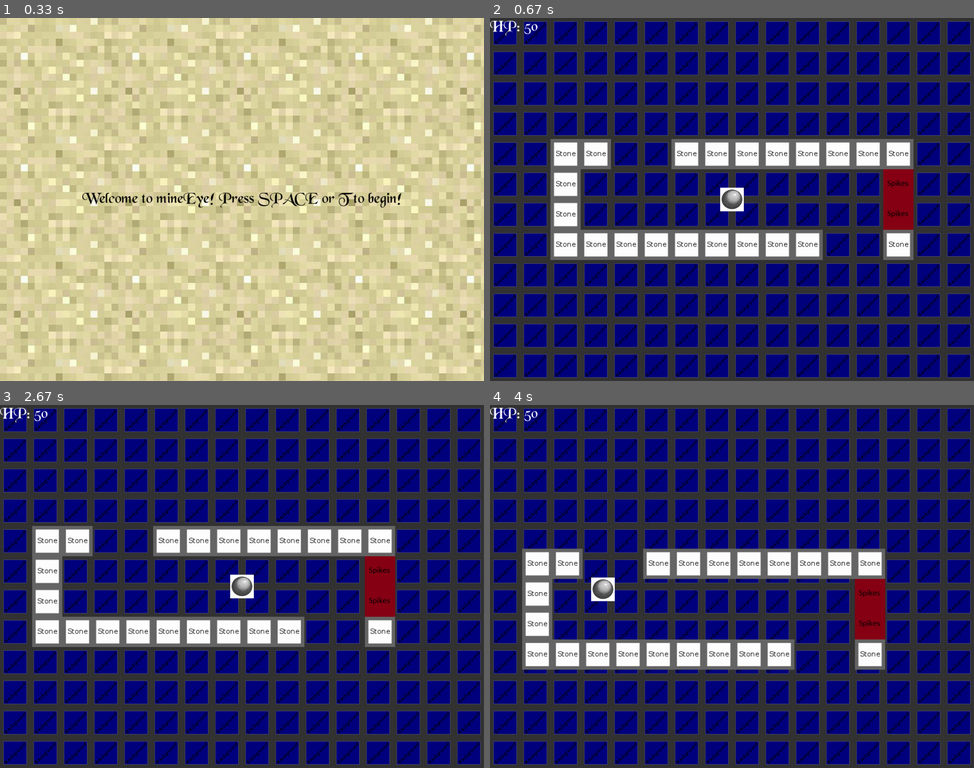
Above: before the commit, frames 1-4 (two rows, left to right).
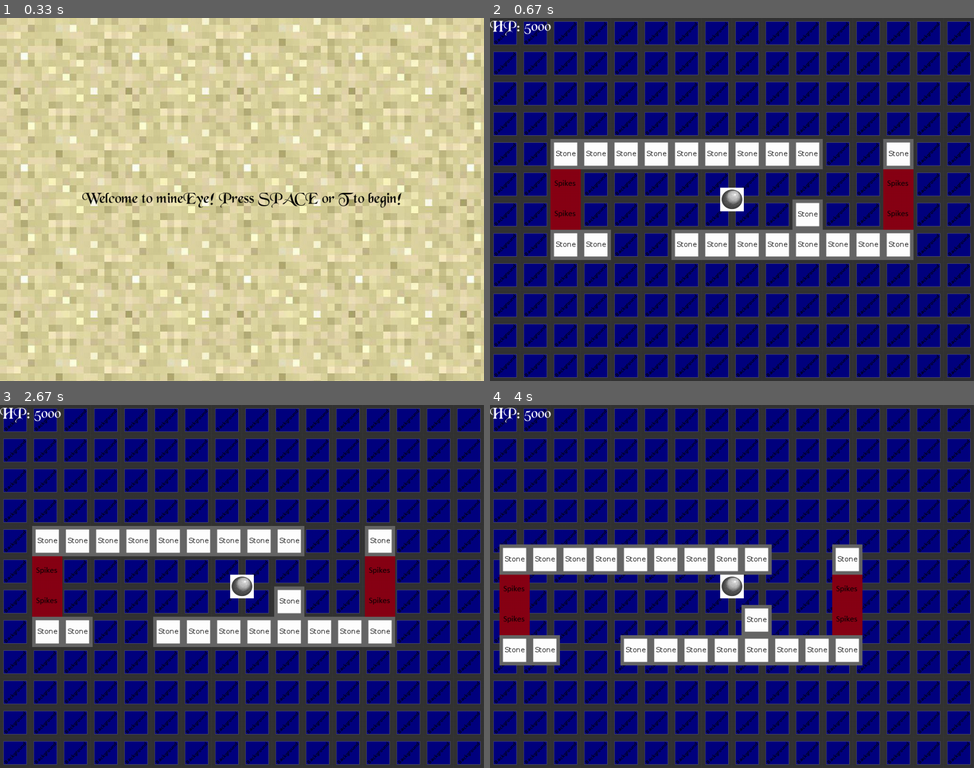
Above: after the commit, the same moments.

Repository: HallaSurvivor/mineEye
Game: pygame game, started from run.py
The game is run twice, just before and just after one commit, with the same random seed, the same clock (stepped at 60 frames per second) and the same inputs.
Inputs:
- Up to frame 1 (0.33 s): no input
- Up to frame 2 (0.67 s): tap Space at 0.33 s
- Up to frame 3 (2.67 s): hold Esc 0.67-1.13 s; hold Right 0.67-1.13 s; tap T at 1.17 s; hold Esc 1.5-1.97 s; hold Right 1.5-1.97 s; tap Space at 2 s; hold Right from 2.33 s (still down)
- Up to frame 4 (4 s): release Right at 2.8 s; hold Up 2.83-3.13 s; hold Right 3.17-3.63 s; hold Left from 3.67 s (still down)

Frame 1 is identical in both runs. In frame 2, 5.7% of the frame differs, in the area x 9-82%, y 1-67%; in frame 3, 5.8%; in frame 4, 17%, in the area x 1-82%, y 1-73%.

Commit message:
Fixed movement Added a Room_02 Cleaned Hero of unnecessary methods Changed Hero's health to 5000 so spikes don't autokill

Diff:
--- a/gamestates.py
+++ b/gamestates.py
@@ -134,9 +134,6 @@
         self.world = None
         self.generate_world()
 
-        self.world.world_shift_x = 0
-        self.world.world_shift_y = 0
-
         self.timer = timer
 
     def draw(self, screen):
@@ -170,7 +167,7 @@
         Redraw all of the blocks and enemies in their updated positions as the player interacts with the world,
         items drop, enemies move, etc.
         """
-        self.hero.move(self.world.block_list, self.world)
+        self.world.update(self.hero)
 
         if self.hero.hp <= 0:
             self.manager.go_to(DeathScreen())
@@ -186,13 +183,13 @@
             if event.type == pygame.KEYDOWN:
                 # Create the motion by changing the Hero's speed vector
                 if event.key == config.LEFT:
-                    self.hero.changespeed(3, 0)
+                    self.world.changespeed(3, 0)
                 elif event.key == config.RIGHT:
-                    self.hero.changespeed(-3, 0)
+                    self.world.changespeed(-3, 0)
                 elif event.key == config.UP:
-                    self.hero.changespeed(0, 3)
+                    self.world.changespeed(0, 3)
                 elif event.key == config.DOWN:
-                    self.hero.changespeed(0, -3)
+                    self.world.changespeed(0, -3)
                 # Quit to TitleScreen (eventually pause menu) if the user presses escape
                 elif event.key == config.PAUSE:
                     self.manager.go_to(TitleScreen())
@@ -200,13 +197,13 @@
             elif event.type == pygame.KEYUP:
                 # Cancel the motion by adding the opposite of the keydown situation
                 if event.key == config.LEFT:
-                    self.hero.changespeed(-3, 0)
+                    self.world.changespeed(-3, 0)
                 elif event.key == config.RIGHT:
-                    self.hero.changespeed(3, 0)
+                    self.world.changespeed(3, 0)
                 elif event.key == config.UP:
-                    self.hero.changespeed(0, -3)
+                    self.world.changespeed(0, -3)
                 elif event.key == config.DOWN:
-                    self.hero.changespeed(0, 3)
+                    self.world.changespeed(0, 3)
 
     def die(self):
         self.manager.go_to(DeathScreen())
@@ -220,7 +217,7 @@
             size of door (1 tile vs 2 tiles)
 
         """
-        self.world = rooms.Room_01()
+        self.world = rooms.Room_02()
 
 
 class DeathScreen(GameState):
--- a/rooms.py
+++ b/rooms.py
@@ -47,18 +47,72 @@
 
         self.background = pygame.Surface(config.SCREEN_RESOLUTION)
 
+        self.xspeed = 0
+        self.yspeed = 0
+
         self.room_array = None
 
         self.array_parsed = False
 
-        self.world_shift_x = 0
-        self.world_shift_y = 0
+    def update(self, hero):
+        """
+        Update all of the blocks in the room,
+        Move all of the blocks based on user input,
+        Check for collisions,
+        Update all of the enemies.
+        :param hero: An instance of the Hero class that walls can collide with.
+        """
 
-    def update(self):
-        """
-        Update everything in the room
-        """
+        # Move the blocks in the X direction
+        for block in self.block_list:
+            block.movex(self.xspeed)
+
+        # Check for block-hero collisions
+        block_hit_list = pygame.sprite.spritecollide(hero, self.block_list, False)
+        for block in block_hit_list:
+            old_x_pos = block.rect.x
+            if self.xspeed > 0:
+                block.rect.right = hero.rect.left
+            elif self.xspeed < 0:
+                block.rect.left = hero.rect.right
+            x_pos_change = block.rect.x - old_x_pos
+
+            # Shift the rest of the room to stay in line with the block that collided
+            for block2 in self.block_list:
+                if block2 != block:
+                    block2.rect.x += x_pos_change
+
+            # Damage the player if the block is a spike
+            if block.damage_player:
+                hero.damage(5)
+
+        # Move the blocks in the Y direction
+        for block in self.block_list:
+            block.movey(self.yspeed)
+
+        # Check for block-hero collisions
+        block_hit_list = pygame.sprite.spritecollide(hero, self.block_list, False)
+        for block in block_hit_list:
+            old_y_pos = block.rect.y
+            if self.yspeed > 0:
+                block.rect.bottom = hero.rect.top
+            elif self.yspeed < 0:
+                block.rect.top = hero.rect.bottom
+            y_pos_change = block.rect.y - old_y_pos
+
+            # Shift the rest of the room to stay in line with the block that collided
+            for block2 in self.block_list:
+                if block2 != block:
+                    block2.rect.y += y_pos_change
+
+            # Damage the player if the block is a spike
+            if block.damage_player:
+                hero.damage(5)
+
+        # Update all the blocks in the room
         self.block_list.update()
+
+        # Update the enemies (not currently implemented)
         self.enemy_list.update()
 
     def draw(self, screen):
@@ -72,10 +126,17 @@
             self.parse_room_array()
             self.array_parsed = True
 
-        self.shift_world()
-
         self.block_list.draw(screen)
         self.enemy_list.draw(screen)
+
+    def changespeed(self, changex, changey):
+        """
+        Change the Room's velocity vector.
+        :param changex: Int representing the amount by which to change self.xspeed
+        :param changey: Int representing the amount by which to change self.yspeed
+        """
+        self.xspeed += changex
+        self.yspeed += changey
 
     def parse_room_array(self):
         """
@@ -96,24 +157,10 @@
             y += 64
             x = 0
 
-    def shift_world(self):
-        """
-        Shift everything in the world by world_shift_x and world_shift_y, which parallel the hero's movespeed
-        """
-        for block in self.block_list:
-            block.rect.x += self.world_shift_x
-            block.rect.y += self.world_shift_y
-
-        for enemy in self.enemy_list:
-            enemy.rect.x += self.world_shift_x
-            enemy.rect.y += self.world_shift_y
-
 
 class Room_01(Room):
     """
-    Room 1:
-
-    TODO - make a schematic for this room and put it here.
+    Room 1
     """
 
     def __init__(self):
@@ -127,3 +174,20 @@
             "  S          P  ",
             "  SSSSSSSSSDDS  ",
         ]
+
+
+class Room_02(Room):
+    """
+    Room 2
+    """
+    def __init__(self):
+        super().__init__()
+
+        self.background = spritenames.create_background(spritenames.load('background.png'))
+
+        self.room_array = [
+            "  SSSSSSSSSDDS  ",
+            "  P          P  ",
+            "  P       S  P  ",
+            "  SSDDSSSSSSSS  ",
+        ]
--- a/spritenames.py
+++ b/spritenames.py
@@ -89,6 +89,7 @@
     except:
         raise FileNotFoundError
 
+
 class Hero(pygame.sprite.Sprite):
     """
     The Hero that the player controls
@@ -116,7 +117,7 @@
 
         self.image = load('herosprite.png')
 
-        self.hp = 50
+        self.hp = 5000
 
         self.change_x = 0
         self.change_y = 0
@@ -124,58 +125,12 @@
         self.rect = self.image.get_rect()
         self.rect.center = constants.CENTER
 
-    def changespeed(self, x, y):
-        """
-        Changes the Hero's movement speed
-        :param x: int representing the change in x speed
-        :param y: int representing the change in y speed
-        """
-        self.change_x += x
-        self.change_y += y
-
     def damage(self, amount):
         """
         Reduces the Hero's health based on an event.
         :param amount: Int representing how much damage was taken
         """
         self.hp -= amount
-
-    def move(self, walls, world):
-        """
-        Changes the Hero's position based on change_x and change_y. Also detects collisions
-        :param walls: list of Wall objects in a given area with which the player can collide
-        :param world: the world that the player is moving in. generated through InGame()
-        """
-
-        world.world_shift_x = self.change_x
-
-        block_hit_list = pygame.sprite.spritecollide(self, walls, False)
-
-        for block in block_hit_list:
-            world.world_shift_x = 0
-
-            if self.change_x > 0:
-                self.rect.left = block.rect.right
-            elif self.change_x < 0:
-                self.rect.right = block.rect.left
-
-            if block.damage_player:
-                self.damage(5)
-
-        world.world_shift_y = self.change_y
-
-        block_hit_list = pygame.sprite.spritecollide(self, walls, False)
-
-        for block in block_hit_list:
-            world.world_shift_y = 0
-
-            if self.change_y > 0:
-                self.rect.top = block.rect.bottom
-            elif self.change_y < 0:
-                self.rect.bottom = block.rect.top
-
-            if block.damage_player:
-                self.damage(5)
 
 
 class Wall(pygame.sprite.Sprite):
@@ -200,3 +155,35 @@
         self.rect.x = x
 
         self.damage_player = damage_player
+
+    def update(self):
+        """
+        Update the blocks.
+        """
+        pass
+
+    def movex(self, xspeed):
+        """
+        Move the wall in the X direction.
+        Collisions are handled in the Room class, since the entire room
+            needs to stop moving when a single Wall collides with the hero.
+        Movement is split between X and Y so that collision checking only has to deal with
+            one at a time.
+
+        :param xpseed: Int representing the change in x direction
+        """
+
+        self.rect.x += xspeed
+
+    def movey(self, yspeed):
+        """
+        Move the wall in the Y direction.
+        Collisions are handled in the Room class, since the entire room
+            needs to stop moving when a single Wall collides with the hero.
+        Movement is split between X and Y so that collision checking only has to deal with
+            one at a time.
+
+        :param yspeed:  Inte representing the change in y direction
+        """
+
+        self.rect.y += yspeed
